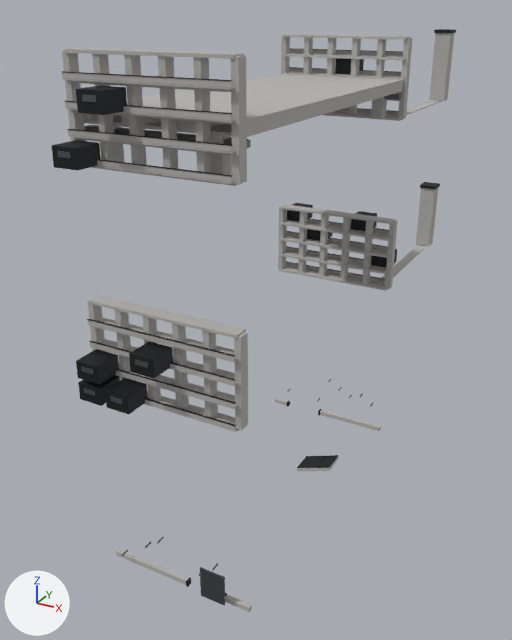
The FBX model Assets/_Project/04.Art/02.Models/Megastructure/SM_Mega_Breach.fbx: old version first, new version second.
The view is the same before and after, from a camera (50 mm lens) standing at (87.0, -164.0, 173.0) and looking at (-12.0, 16.0, 83.0). Every picture has the same lights, and +X, +Y and +Z are marked at lower left. The first picture is the older version. Where no turn or scale is listed for an object, it has been applied to the vertices. Vertices at exactly the same position are counted once.

Script lines for the objects in view, before the commit:
```python
me_sm_mega_breach = bpy.data.meshes.new('SM_Mega_Breach')
me_sm_mega_breach.from_pydata(...)  # 1532 vertices, 1157 faces; spans x -21.0..21.0, y -57.0..104.0, z 0.0..167.0
# faces by material slot: [684, 156, 317]
me_sm_mega_breach.materials.append(mat_m_mega_concrete)  # grey #b6b3af
me_sm_mega_breach.materials.append(mat_m_mega_steel)  # grey #77797d
me_sm_mega_breach.materials.append(mat_m_mega_dark)  # dark grey #3e3f42
ob_sm_mega_breach = bpy.data.objects.new('SM_Mega_Breach', me_sm_mega_breach)
ob_sm_mega_breach.location = (0.0, 0.0, 0.0)
```
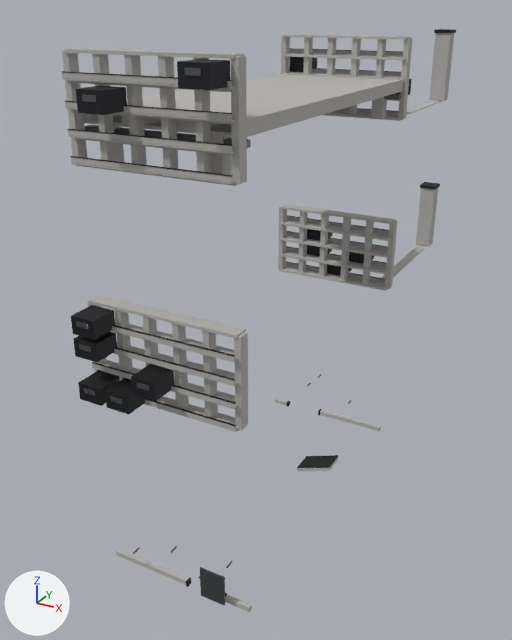
Scene script edits in JSON lines:
```json
{"block": "me_sm_mega_breach", "where": "# used by ob_sm_mega_breach; location = (0.0, 0.0, 0.0)"}
{"op": "remove", "block": "me_sm_mega_breach", "code": "me_sm_mega_breach.from_pydata(...)  # 1532 vertices, 1157 faces; spans x -21.0..21.0, y -57.0..104.0, z 0.0..167.0"}
{"op": "add", "block": "me_sm_mega_breach", "code": "me_sm_mega_breach.from_pydata(...)  # 1620 vertices, 1223 faces; spans x -21.0..21.0, y -57.0..104.0, z 0.0..167.0"}
{"block": "me_sm_mega_breach", "change": "me_sm_mega_breach part 1: the loose piece of 8 vertices spanning x -3.0..3.0, y -57.0..-50.0, z 101.0..105.0 is moved by (0.0, 0.0, -6.0)"}
{"block": "me_sm_mega_breach", "change": "me_sm_mega_breach part 2: the loose piece of 8 vertices spanning x -2.0..2.0, y -57.0, z 103.0..104.0 is moved by (0.0, 0.0, -6.0)"}
{"block": "me_sm_mega_breach", "change": "me_sm_mega_breach part 3: the loose piece of 8 vertices spanning x -19.0..-12.0, y -57.0..-50.0, z 95.0..100.0 is moved by (0.0, 0.0, 6.0)"}
{"block": "me_sm_mega_breach", "change": "me_sm_mega_breach part 4: the loose piece of 8 vertices spanning x -17.0..-14.0, y -57.0, z 98.0..99.0 is moved by (0.0, 0.0, 6.0)"}
{"block": "me_sm_mega_breach", "change": "me_sm_mega_breach part 5: the loose piece of 8 vertices spanning x -19.0..-12.0, y -57.0..-50.0, z 144.0..148.0 is moved by (0.0, 0.0, -37.0)"}
{"block": "me_sm_mega_breach", "change": "me_sm_mega_breach part 6: the loose piece of 8 vertices spanning x -17.0..-14.0, y -57.0, z 146.0..147.0 is moved by (0.0, 0.0, -37.0)"}
{"block": "me_sm_mega_breach", "change": "me_sm_mega_breach part 7: the loose piece of 8 vertices spanning x 12.0..19.0, y 50.0..57.0, z 95.0..100.0 is moved by (-16.0, 0.0, -6.0)"}
{"block": "me_sm_mega_breach", "change": "me_sm_mega_breach part 8: the loose piece of 8 vertices spanning x -19.0..-12.0, y 50.0..57.0, z 107.0..111.0 is moved by (8.0, 0.0, -11.0)"}
{"block": "me_sm_mega_breach", "change": "me_sm_mega_breach part 9: the loose piece of 8 vertices spanning x 5.0..11.0, y 50.0..57.0, z 107.0..111.0 is moved by (0.0, 0.0, -11.0)"}
{"block": "me_sm_mega_breach", "change": "me_sm_mega_breach part 10: the loose piece of 8 vertices spanning x -3.0..3.0, y 50.0..57.0, z 155.0..159.0 is moved by (16.0, -107.0, 6.0)"}
{"block": "me_sm_mega_breach", "change": "me_sm_mega_breach part 11: the loose piece of 8 vertices spanning x -2.0..2.0, y 57.0, z 157.0..158.0 is moved by (16.0, -114.0, 6.0)"}
{"block": "me_sm_mega_breach", "change": "me_sm_mega_breach part 12: 11 loose pieces with 88 vertices, spanning x -17.0..17.0, y -51.0..51.0, z 39.0..49.0, are deleted"}
{"block": "me_sm_mega_breach", "change": "me_sm_mega_breach part 13: 112 vertices added at x -19.0..19.0, y 50.0..57.0, z 145.0..159.0"}
{"block": "me_sm_mega_breach", "change": "me_sm_mega_breach part 14: 32 vertices added at x -12.0..17.0, y -51.0..-48.0, z 42.0..50.0"}
{"block": "me_sm_mega_breach", "change": "other edits to the shape of me_sm_mega_breach do not show in these pictures"}
```

Where the change shows, as pixel boxes [x1, y1, x2, y2] in the pictures (512 x 640 px; the box of a moved part takes in the faces that stretch with it):
```json
{"object": "SM_Mega_Breach", "change": "reshaped", "before": [51, 29, 456, 612], "after": [62, 29, 456, 612]}
{"part": 1, "of": "me_sm_mega_breach", "change": "moved or reshaped", "before": [129, 342, 173, 379], "after": [131, 364, 174, 401]}
{"part": 2, "of": "me_sm_mega_breach", "change": "moved or reshaped", "before": [135, 359, 148, 368], "after": [137, 382, 149, 391]}
{"part": 3, "of": "me_sm_mega_breach", "change": "moved or reshaped", "before": [76, 349, 119, 384], "after": [73, 332, 117, 362]}
{"part": 4, "of": "me_sm_mega_breach", "change": "moved or reshaped", "before": [81, 366, 93, 374], "after": [79, 344, 91, 352]}
{"part": 5, "of": "me_sm_mega_breach", "change": "moved or reshaped", "before": [51, 140, 101, 170], "after": [71, 305, 115, 340]}
{"part": 6, "of": "me_sm_mega_breach", "change": "moved or reshaped", "before": [57, 151, 71, 158], "after": [76, 321, 88, 329]}
{"part": 7, "of": "me_sm_mega_breach", "change": "moved or reshaped", "before": [371, 249, 397, 267], "after": [327, 264, 352, 276]}
{"part": 8, "of": "me_sm_mega_breach", "change": "moved or reshaped", "before": [287, 203, 313, 222], "after": [307, 245, 332, 256]}
{"part": 9, "of": "me_sm_mega_breach", "change": "moved or reshaped", "before": [351, 211, 377, 231], "after": [349, 252, 374, 264]}
{"part": 10, "of": "me_sm_mega_breach", "change": "moved or reshaped", "before": [335, 58, 364, 74], "after": [177, 59, 230, 90]}
{"part": 11, "of": "me_sm_mega_breach", "change": "moved or reshaped", "after": [184, 68, 201, 76], "on screen": "not visible before"}
{"part": 12, "of": "me_sm_mega_breach", "change": "deleted", "before": [122, 379, 373, 576]}
{"part": 13, "of": "me_sm_mega_breach", "change": "added", "after": [290, 57, 412, 95], "on screen": "mostly hidden"}
{"part": 14, "of": "me_sm_mega_breach", "change": "added", "after": [133, 546, 233, 579]}
```
